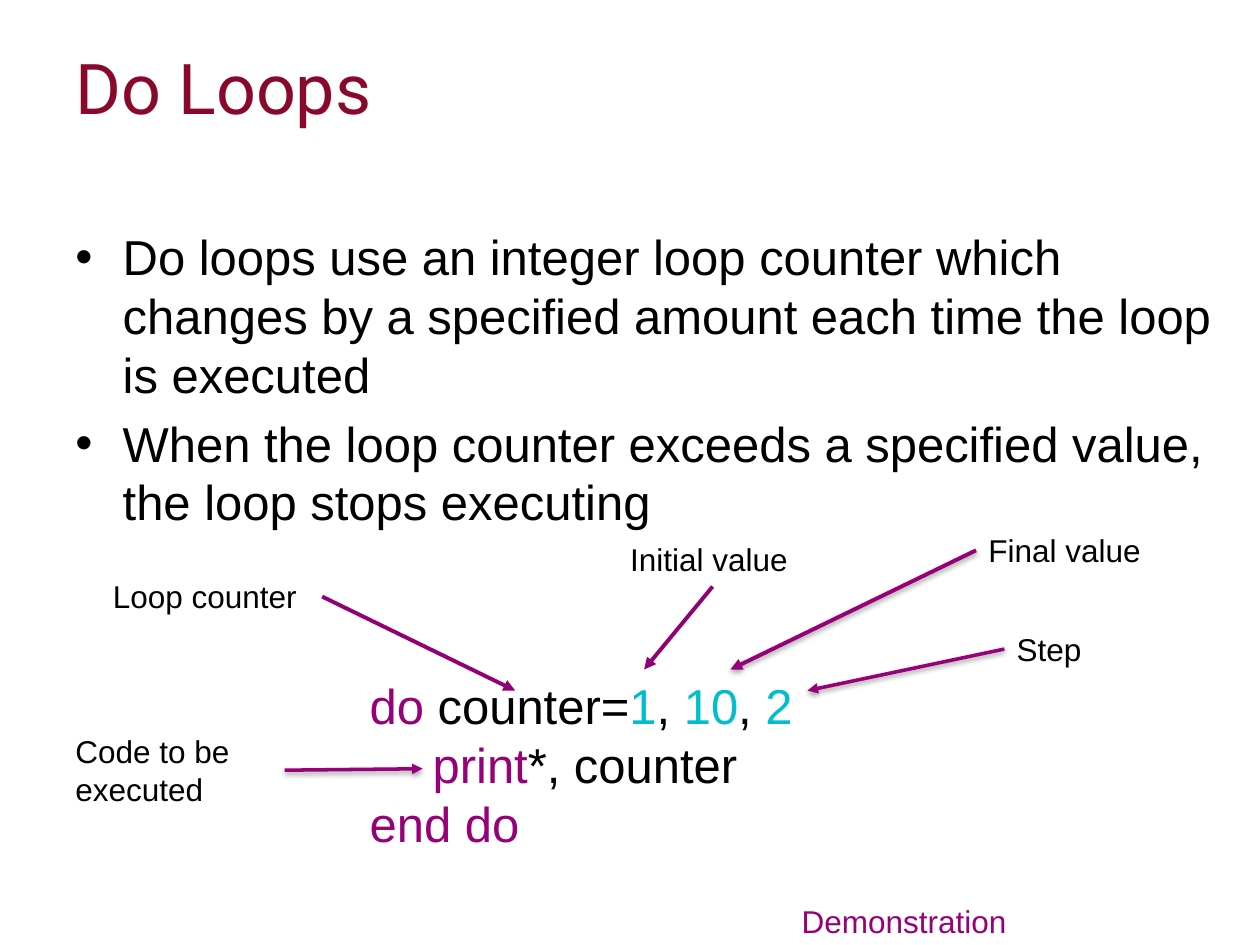
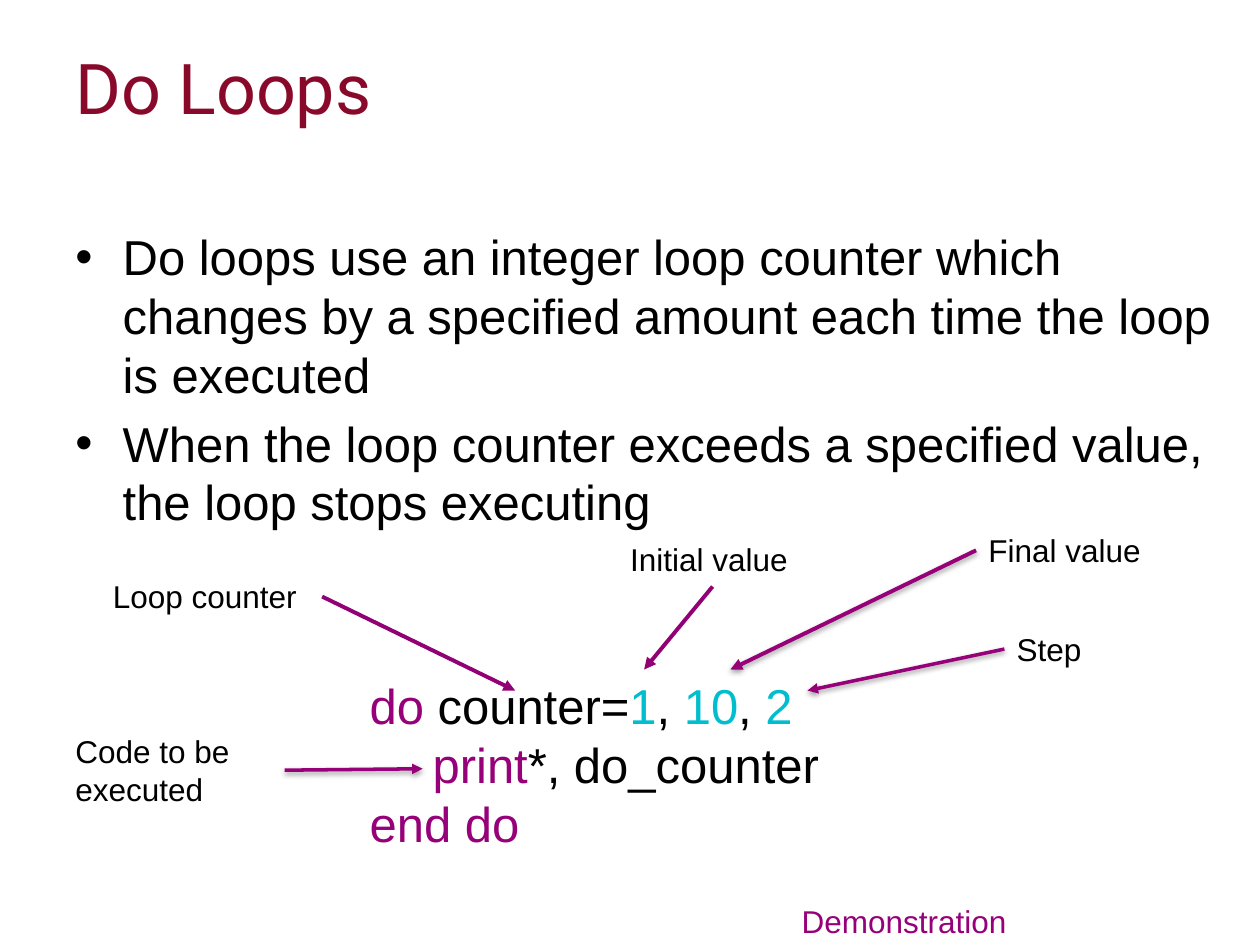
Before and after one commit to ImperialCollegeLondon/RCDS-introduction-to-fortran, a slide deck: slide 32 of Introduction to Fortran Slides.pptx. Drawn at 1260x945 pixels with LibreOffice and Linux fonts; fonts in the diff are those of the drawing; background and template pictures are left out. Boxes give left, top, right and bottom in pixels: in the first picture for what was removed or moved away, otherwise in the second. Text is boxed around its words. In the diff, an @@ line names an element or a change of style, - is before the commit and + after.

```diff
--- a/Introduction to Fortran Slides.pptx
+++ b/Introduction to Fortran Slides.pptx
@@ text at box(433, 747, 819, 793): text changed @@
-print*, counter
+print*, do_counter
```
Also in this commit, not shown: 4 other slides changed, 1 slide added, 1 slide removed.
